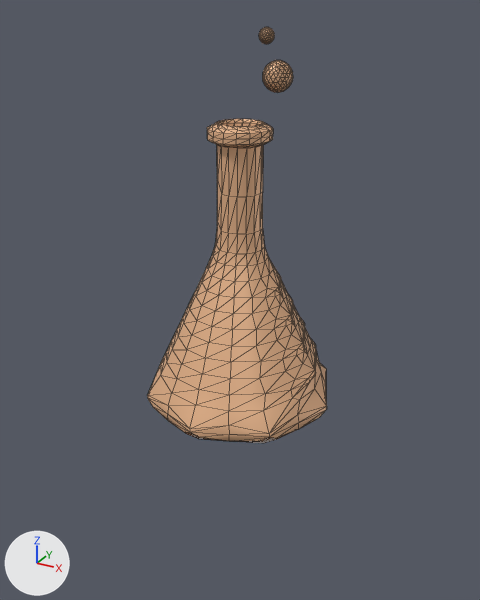
Before and after pictures for a commit that changed the glTF model public/assets/models/chemistry.glb.
The view is the same before and after, from a camera (50 mm lens) standing at (0.781, -1.421, 0.538) and looking at (0.001, -0.001, -0.172). The lights are fixed; the arrows at lower left show +X, +Y and +Z. The older version comes first. Mesh edges are drawn as thin lines. Where no turn or scale is listed for an object, it has been applied to the vertices.

Objects in the first picture: 'Beaker_Icosphere'.
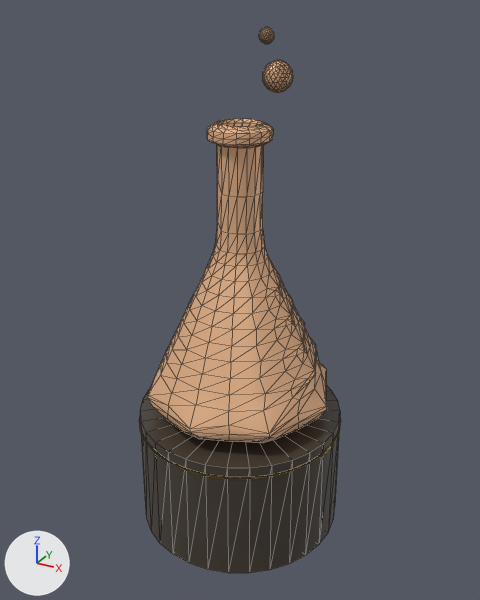
The newer file is also rescaled (x0.747), turned or shifted as a whole; pictures and numbers use the older file's frame.

Pixel boxes [x1, y1, x2, y2] of what changed, in the pictures (480 x 600 px):
'marble_column', added: after [140, 385, 340, 573]
'gold_inlay_ring', added: after [139, 418, 341, 479]

What changed in the scene script:
```text
Add img_image_0:
    img_image_0 = load_image('Image_0', '_unpacked/Image_0', 384, 72, 'sRGB')
Add mat_base__polished_gold:
    mat_base__polished_gold = principled_material('base__polished_gold')
    mat_base__polished_gold.base_color = (0.694, 0.376, 0.0252)  # orange #d9a52c
    mat_base__polished_gold.metallic = 0.95
    mat_base__polished_gold.roughness = 0.19
Add mat_base__white_marble:
    mat_base__white_marble = bpy.data.materials.new('base__white_marble')
    # colours: brown #4a4137
    # uses the picture img_image_0
Add me_mesh_2:
    me_mesh_2.from_pydata(...)  # 96 vertices, 192 faces; spans x -0.287..0.287, y -0.287..0.287, z -0.002..0.002
    me_mesh_2.materials.append(mat_base__polished_gold)  # orange #d9a52c
Add me_mesh_1:
    me_mesh_1.from_pydata(...)  # a 32-sided cut cone along z (radius 0.288 at the low end, 0.284 at the high end) spanning x -0.288..0.288, y -0.288..0.288, z -0.17..0.17
    me_mesh_1.materials.append(mat_base__white_marble)
Add ob_gold_inlay_ring:
    ob_gold_inlay_ring = bpy.data.objects.new('gold_inlay_ring', me_mesh_2)
    ob_gold_inlay_ring.location = (0.0, 0.0, -0.53)
Add ob_marble_column:
    ob_marble_column = bpy.data.objects.new('marble_column', me_mesh_1)
    ob_marble_column.location = (0.0, 0.0, -0.67)
```
